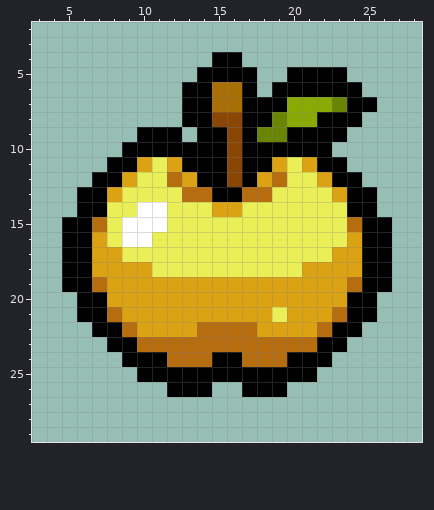
File history of a pixel-art sprite, resources/gfx/items/collectibles/collectibles_apple.png. This is how it looked before the edit.
The file is 32x32 pixels. Colours within 5 levels of each other are drawn and written as one. Shown: x 3..28, y 2..29.
The same view after the edit:
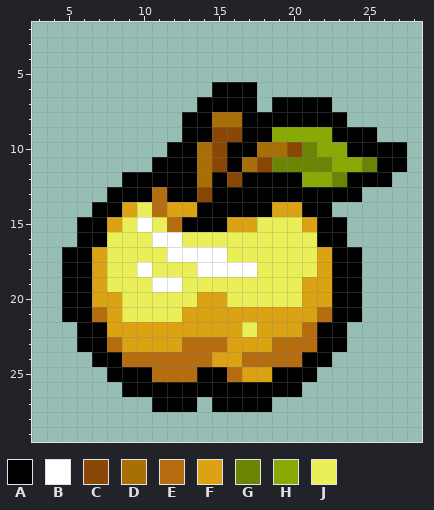
Palette (. is transparent): A #000000  B #ffffff  C #894605  D #a86f06  E #b56d10  F #dba213  G #6a8404  H #89aa05  J #eaef57
Change:
@@ x 3..28 @@
  3 ..........................
- 4 ............AA............
- 5 ...........AAAA..AAAA.....
- 6 ..........AADDA.AAAAAA....
- 7 ..........AADDAAAHHHGAA...
- 8 ..........AACCAAGHHAAA....
- 9 .......AAA.AACAGGAAAA.....
-10 ......AAAAAAACAAAAAA......
-11 .....AAFJFAAACAAFJFAA.....
-12 ....AAFJJEFAACAFEJJFAA....
-13 ...AAFJJJJEEAAEEJJJJFAA...
-14 ...AAJJBBJJJFFJJJJJJJAA...
-15 ..AAEJBBBJJJJJJJJJJJJEAA..
-16 ..AAFJBBJJJJJJJJJJJJJFAA..
-17 ..AAFFJJJJJJJJJJJJJJFFAA..
-18 ..AAFFFFJJJJJJJJJJFFFFAA..
-19 ..AAEFFFFFFFFFFFFFFFFEAA..
-20 ...AAFFFFFFFFFFFFFFFFAA...
-21 ...AAEFFFFFFFFFFJFFFEAA...
-22 ....AAEFFFFEEEEFFFFEAA....
-23 .....AAEEEEEEEEEEEEAA.....
-24 ......AAAEEEAAEEEAAA......
-25 .......AAAAAAAAAAAA.......
-26 .........AAA..AAA.........
-27 ..........................
+ 4 ..........................
+ 5 ..........................
+ 6 ............AAA...........
+ 7 ...........AAAA.AAAA......
+ 8 ..........AADDAAAAAAA.....
+ 9 ..........AACCAAHHHHAAA...
+10 .........AADCAADDCGHHAAAA.
+11 ........AAADCADCGGGGHHGAA.
+12 ......AAAAADACAAAAHHGAAA..
+13 .....AAAEAACAAAAAAAAAA....
+14 ....AAFJEFFAAAAAFFAA......
+15 ...AAFJBJEAAAFFJJJFAA.....
+16 ...AAJJJBBJJJJJJJJJAA.....
+17 ..AAFJJJJBBBBJJJJJJFAA....
+18 ..AAFJJBJJJBBBBJJJJFAA....
+19 ..AAFJJJBBJJJJJJJJFFAA....
+20 ..AAFFJJJJJFFJJJJJFFAA....
+21 ..AAEFJJJJFFFFFFFFFEAA....
+22 ...AAFFFFFFFFFJFFFEAA.....
+23 ...AAEFFFFEEEFFFEEEAA.....
+24 ....AAEEEEEEFFEEEEAA......
+25 .....AAAEEEAAEFFAAA.......
+26 ......AAAAAAAAAAAA........
+27 ........AAA.AAAA..........
 28 ..........................
